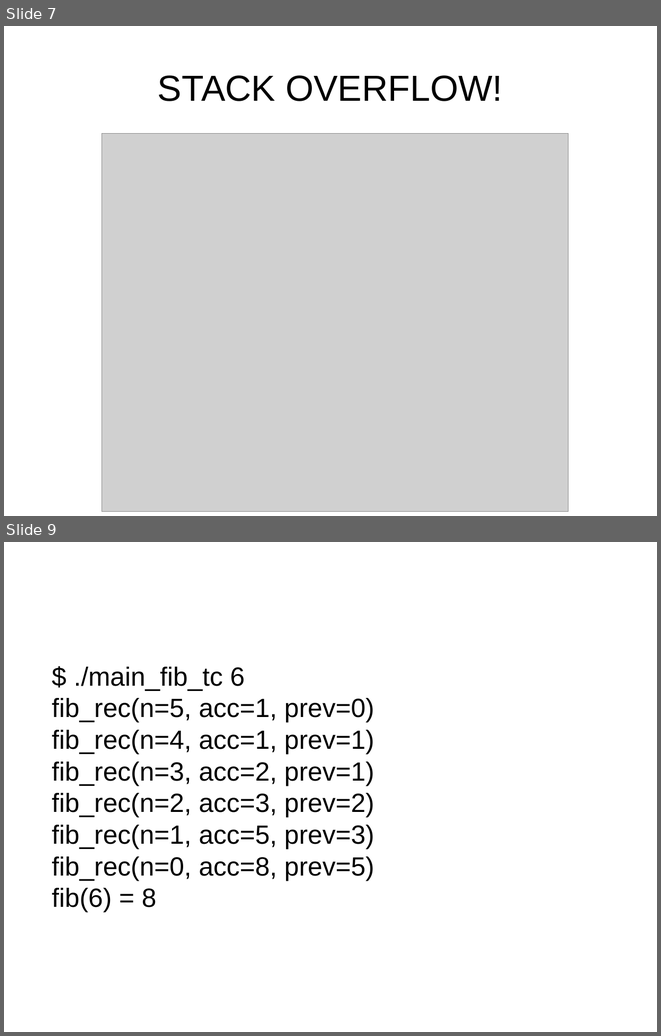
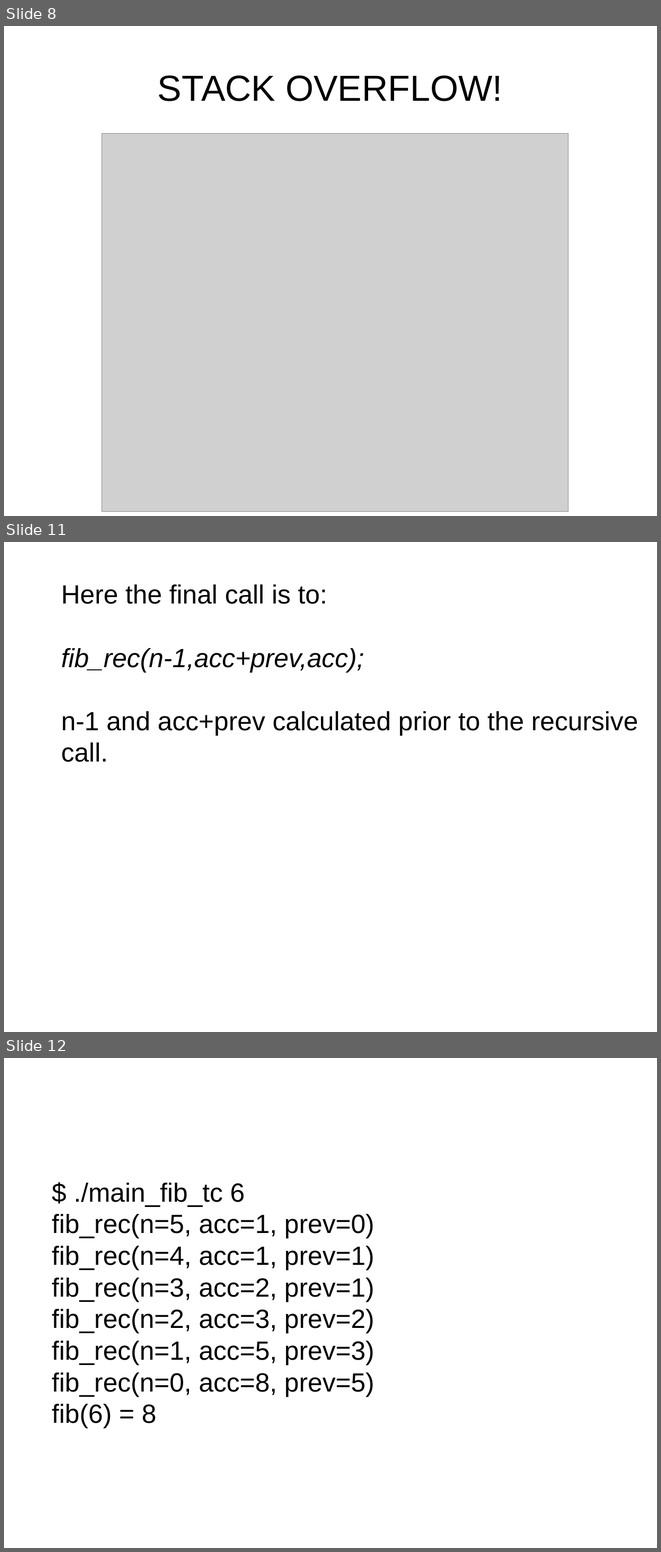
Before and after one commit to philtomson/TCO_in_gcc_talk, a slide deck: TCO_in_gcc.odp. Shown one above the other, each under a label of ours: slides 7 and 9 before the commit, slides 8, 11 and 12 after it; the slides between them are not shown. The pictures are 661x1036 and 661x1552 pixels, drawn with LibreOffice and Linux fonts; fonts in the diff are those of the drawing; grey boxes stand for pictures. Boxes give left, top, right and bottom in pixels: in the first picture for what was removed or moved away, otherwise in the second. Text is boxed around its words. In the diff, an @@ line names an element or a change of style, - is before the commit and + after.

```diff
--- a/TCO_in_gcc.odp
+++ b/TCO_in_gcc.odp
@@ slide 11 added at (4,542,657,1032), background #FFFFFF @@
@@ text added at (61,584,638,762), 32 pt, text #000000 @@
+Here the final call is to:
+fib_rec(n-1,acc+prev,acc);
+n-1 and acc+prev calculated prior to the recursive
+call.
@@ what was slide 7 is now slide 8 @@
@@ what was slide 9 is now slide 12 @@
```
Also in this commit, not shown: 8 slides changed, 3 other slides added, 3 other files.
